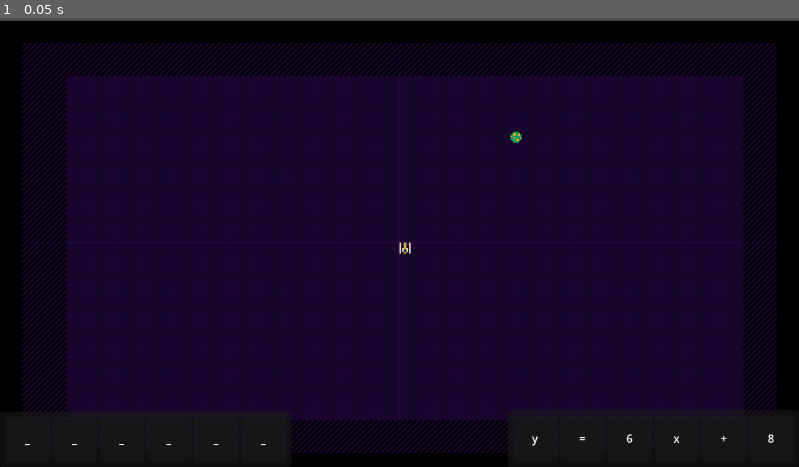
Above: before the commit, frame 1.
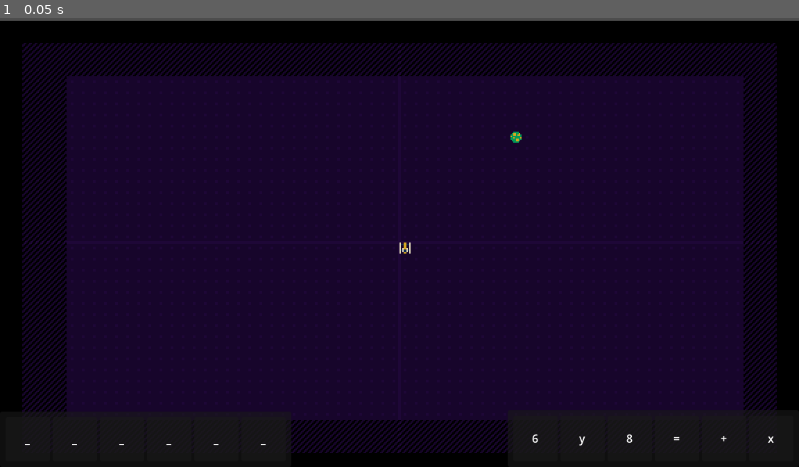
Above: after the commit, the same moment.

Repository: Mackenzie-Beck/FIFA2025
Game: Godot game, scene res://test.tscn
Same seed, same stepped clock (60 frames per second), same inputs: the game is played once before the commit and once after it.
Inputs:
- Up to frame 1 (0.05 s): no input

The runs differ from the first frame. In frame 1, less than 0.1% of the frame differs, in the area x 66-97%, y 92-96%.

Commit message:
terms in term set are now shuffled

Diff:
--- a/UI/term_set.gd
+++ b/UI/term_set.gd
@@ -5,7 +5,10 @@
 @onready var grid_container: GridContainer = $MarginContainer/GridContainer
 
 func update_term_set(tokens: Array, num: int) -> void:
-	for token in tokens:
+	var shuffled_tokens = tokens.duplicate()
+	shuffled_tokens.shuffle()
+
+	for token in shuffled_tokens:
 		var new_term = TERM.instantiate()
 		new_term.set_term_text(token)
 		grid_container.add_child(new_term)
